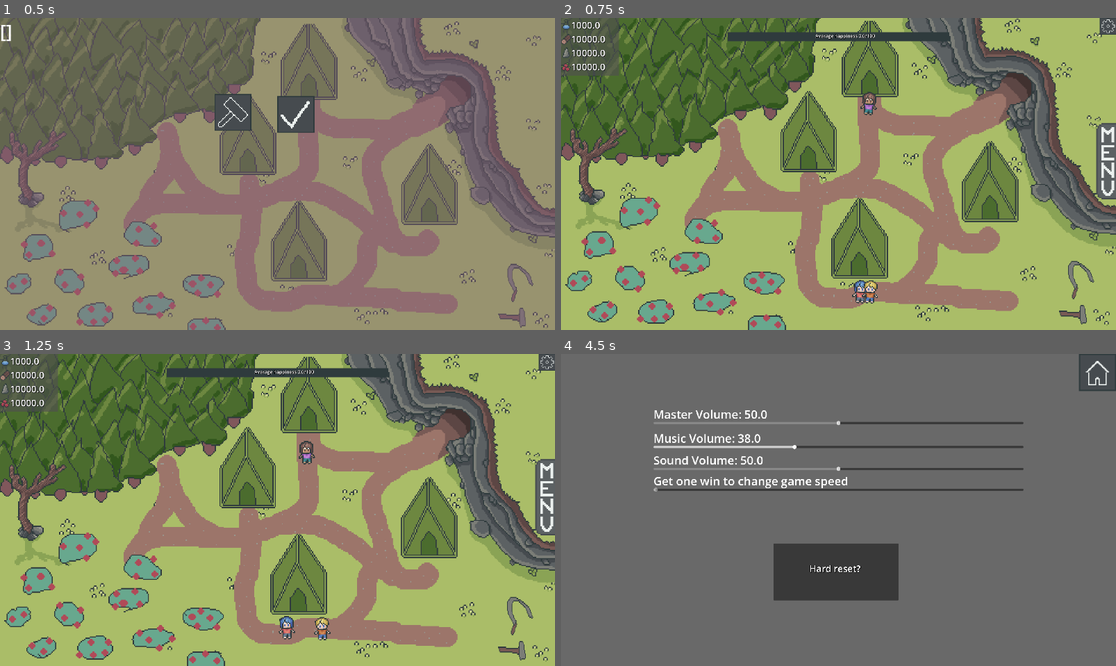
Above: before the commit, frames 1-4 (two rows, left to right).
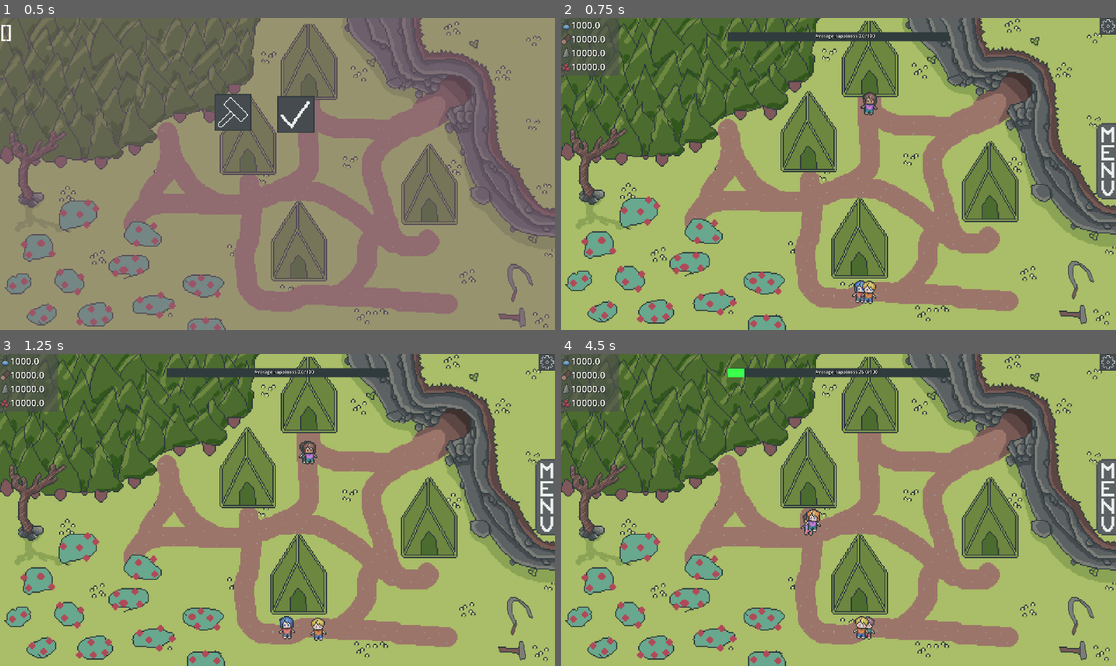
Above: after the commit, the same moments.

Repository: Lueegee1/EksamenDDU
Game: Godot game, scene res://Scenes/Root.tscn
Two runs of this game, one before a commit and one after it. Both use one fixed random seed, a clock stepped at 60 frames per second and the inputs below. The engine's default icon, where the game draws it, is replaced by a stand-in: a white triangle on a blue panel in a dark square.
Inputs (mouse positions are in pixels of both pictures, inside the frame that each line leads up to):
- Up to frame 1 (0.5 s): no input
- Up to frame 2 (0.75 s): click (855, 114) at 0.5 s
- Up to frame 3 (1.25 s): no input
- Up to frame 4 (4.5 s): click (866, 453) at 1.27 s; click (1104, 363) at 2 s; click "Hard reset?" at 2.75 s; click "Yes" at 3.5 s; click (794, 447) at 4.27 s

Frame 1 is identical in both runs. In frame 2, 0.2% of the frame differs, in the area x 53-58%, y 23-92%; in frame 3, 0.3%; in frame 4, 94%, in the area x 0-100%, y 0-100%.

Commit message:
Save and quit, randomwalk, music

Diff:
--- a/ddu-eksamen/Scenes/Game.tscn
+++ b/ddu-eksamen/Scenes/Game.tscn
@@ -43,6 +43,7 @@
 [ext_resource type="Texture2D" uid="uid://gbu6vcbkle45" path="res://Assets/HouseUpg3.png" id="35_e2w45"]
 [ext_resource type="Texture2D" uid="uid://cjcue2womh0nr" path="res://Assets/ResearchBase.png" id="36_oo65k"]
 [ext_resource type="Texture2D" uid="uid://b4kkverb4ixft" path="res://Assets/ResearchUpg1.png" id="37_smnwb"]
+[ext_resource type="AudioStream" uid="uid://22u7jenerijs" path="res://Assets/Sounds/DDU - final.mp3" id="44_mi7vx"]
 
 [sub_resource type="NavigationPolygon" id="NavigationPolygon_18uti"]
 vertices = PackedVector2Array(115.046875, 99.52344, 142.92969, 108.85156, 89.109375, 109.97656, 81.03906, 0.6875, 85.57 …(1887 unchanged characters)…
@@ -438,4 +439,9 @@
 [node name="SettingsLayer" type="CanvasLayer" parent="." unique_id=1309816676]
 layer = 2
 
+[node name="Maintheme" type="AudioStreamPlayer2D" parent="." unique_id=1956421218]
+stream = ExtResource("44_mi7vx")
+autoplay = true
+parameters/looping = true
+
 [connection signal="timeout" from="TickTimer" to="." method="_on_tick_timer_timeout"]
--- a/ddu-eksamen/Scenes/Settings.tscn
+++ b/ddu-eksamen/Scenes/Settings.tscn
@@ -1,12 +1,18 @@
 [gd_scene format=3 uid="uid://biniyuyws61oh"]
 
 [ext_resource type="Script" uid="uid://yiwn2p28vtwm" path="res://Scripts/Settings.gd" id="1_4hxq3"]
-[ext_resource type="LabelSettings" uid="uid://bwv2mgkq08ssg" path="res://Assets/RessourceLabel.tres" id="2_flfri"]
 [ext_resource type="Texture2D" uid="uid://dsq0jh0ac8php" path="res://Assets/temp files/buttons/Sprite-0003-Sheet1.png" id="3_w1nw0"]
 [ext_resource type="Texture2D" uid="uid://b23bnaarcphjh" path="res://Assets/temp files/buttons/Sprite-0003-Sheet-Sheet1.png" id="4_w1nw0"]
 
 [sub_resource type="LabelSettings" id="LabelSettings_fv8yg"]
 font_size = 40
+
+[sub_resource type="LabelSettings" id="LabelSettings_w1nw0"]
+font_size = 32
+
+[sub_resource type="LabelSettings" id="LabelSettings_mjqtt"]
+font_size = 32
+font_color = Color(1, 0, 0, 1)
 
 [sub_resource type="LabelSettings" id="LabelSettings_yrknh"]
 font_size = 48
@@ -81,6 +87,21 @@
 text = "Get one win to change game speed"
 label_settings = SubResource("LabelSettings_fv8yg")
 
+[node name="SaveAndQuit" type="Button" parent="CanvasLayer" unique_id=1083101552]
+offset_left = 9.0
+offset_top = 27.0
+offset_right = 258.0
+offset_bottom = 162.0
+
+[node name="Label" type="Label" parent="CanvasLayer/SaveAndQuit" unique_id=1057293991]
+layout_mode = 0
+offset_left = 19.0
+offset_top = 41.0
+offset_right = 228.0
+offset_bottom = 86.0
+text = "Save and quit"
+label_settings = SubResource("LabelSettings_w1nw0")
+
 [node name="Button" type="Button" parent="CanvasLayer" unique_id=1441950121]
 offset_left = 734.623
 offset_top = 656.0
@@ -94,7 +115,7 @@
 offset_right = 302.377
 offset_bottom = 109.0
 text = "Hard reset?"
-label_settings = ExtResource("2_flfri")
+label_settings = SubResource("LabelSettings_mjqtt")
 
 [node name="Popup" type="Control" parent="CanvasLayer" unique_id=1926207612]
 visible = false
@@ -112,19 +133,19 @@
 
 [node name="WarningText" type="Label" parent="CanvasLayer/Popup" unique_id=1151162167]
 layout_mode = 0
-offset_left = 9.0
-offset_top = 16.0
-offset_right = 1919.0
-offset_bottom = 129.0
+offset_left = 116.0
+offset_top = 30.0
+offset_right = 1804.0
+offset_bottom = 143.0
 text = "Are you SURE you want to hard reset the game? This will delete all saved data, including
-                                                                                  previous wins"
+                                                                         previous wins"
 label_settings = SubResource("LabelSettings_fv8yg")
 
 [node name="Button" type="Button" parent="CanvasLayer/Popup/WarningText" unique_id=384836955]
 layout_mode = 0
-offset_left = 1194.0
+offset_left = 1116.0
 offset_top = 326.0
-offset_right = 1483.0
+offset_right = 1405.0
 offset_bottom = 465.0
 
 [node name="Label" type="Label" parent="CanvasLayer/Popup/WarningText/Button" unique_id=172867757]
@@ -138,9 +159,9 @@
 
 [node name="Button2" type="Button" parent="CanvasLayer/Popup/WarningText" unique_id=117591640]
 layout_mode = 0
-offset_left = 448.0
+offset_left = 370.0
 offset_top = 326.0
-offset_right = 737.0
+offset_right = 659.0
 offset_bottom = 465.0
 
 [node name="Label" type="Label" parent="CanvasLayer/Popup/WarningText/Button2" unique_id=1316963092]
@@ -164,6 +185,7 @@
 [connection signal="value_changed" from="CanvasLayer/Volume2" to="." method="_on_volume_2_value_changed"]
 [connection signal="value_changed" from="CanvasLayer/Volume3" to="." method="_on_volume_3_value_changed"]
 [connection signal="value_changed" from="CanvasLayer/GameSpeed" to="." method="_on_game_speed_value_changed"]
+[connection signal="pressed" from="CanvasLayer/SaveAndQuit" to="." method="_on_save_and_quit_pressed"]
 [connection signal="pressed" from="CanvasLayer/Button" to="." method="_on_button_pressed"]
 [connection signal="pressed" from="CanvasLayer/Popup/WarningText/Button" to="." method="_on_hard_reset_pressed"]
 [connection signal="pressed" from="CanvasLayer/Popup/WarningText/Button2" to="." method="_on_cancel_pressed"]
--- a/ddu-eksamen/Scripts/ColonistMove.gd
+++ b/ddu-eksamen/Scripts/ColonistMove.gd
@@ -16,6 +16,7 @@
 var direction_timer = 0.0
 var direction_interval = 2
 var turn_speed = 0.5
+var moving_randomly = true
 
 func setup(sprt, nme, pos):
 	colonist_name = nme
@@ -162,12 +163,24 @@
 				wandered = true
 				var new_target = get_random_rest_position()
 				agent.target_position = new_target
+
+			if wandered and rested and moving_randomly:
+				#changed destination randomly
+				if not int(Global.GameManager.current_tick)%5>0:
+					#print("PIKMIN " +str(wandered))
+					if randf_range(0,99)<=5:
+						var new_target = get_random_building_position()
+						agent.target_position = new_target
+						moving_randomly = false
+
 			_step_agent(delta)
 			if wandered and not rested and agent.is_navigation_finished():
 				wandered = false
+				moving_randomly = true
 				colonist_rest()
 			if wandered and rested and agent.is_navigation_finished():
 				wandered = false
+				moving_randomly = true
 				state = "idle"
 
 func _process(delta: float) -> void:
--- a/ddu-eksamen/Scripts/GameManager.gd
+++ b/ddu-eksamen/Scripts/GameManager.gd
@@ -185,10 +185,31 @@
 func _load_building_positions() -> void:
 	for marker in building_markers_node.get_children():
 		building_positions[marker.name.to_lower()] = marker.global_position
-
-
+func clear_all_dictionaries() -> void:
+	colonist_instances = {}
+	colonist_dict = {}
+	workers_dict = {}
+	happiness_dict = {}
+	sprite_dict = {}
+	position_dict = {}
+	workstation_dictionary = {}
+	building_positions = {}
+	housing_dictionary = {
+		"not_built": {
+			"capacity": 100,
+			"assigned": []
+		}
+	}
+	working_colonist = []
+	current_positions = []
+	Global.decorations=-10
+	Global.research_points = 1000
+	Global.food = 10000
+	Global.plant_matter = 10000
+	Global.minerals = 10000
 func _ready():
 	Global.GameManager = self
+	clear_all_dictionaries()
 	value_changed.connect(save_game)
 	load_names_from_json("res://data/names.json")
 	load_traits_from_json("res://data/traits.json")
@@ -371,6 +392,7 @@
 	return true
 
 func new_game() -> void:
+	clear_all_dictionaries()
 	var has_save = true
 	if not FileAccess.file_exists(SAVE_FILE): #checker om save filen eksiterer
 		has_save = false
@@ -411,6 +433,9 @@
 				to_erase.append(i)
 		for i in to_erase:
 			colonist_instances.erase(i)
+	#sounds
+	var range_mod=7.66 #solved so range is -50 to 10db
+	$Maintheme.volume_db = -50 + range_mod*log(Global.volume) + range_mod*log(Global.volume_music)
 	pass
 
 func _on_tick_timer_timeout() -> void:
--- a/ddu-eksamen/Scripts/Global.gd
+++ b/ddu-eksamen/Scripts/Global.gd
@@ -10,9 +10,9 @@
 var timer: float = 0
 var tick_interval: float = 1.0
 var load_game = false
-var volume = 50
-var volume_music = 50
-var volume_effect = 50
+var volume = 20
+var volume_music = 20
+var volume_effect = 20
 
 var UI
 var SceneChanger
--- a/ddu-eksamen/Scripts/Settings.gd
+++ b/ddu-eksamen/Scripts/Settings.gd
@@ -29,9 +29,9 @@
 	if parsed_json_save_data != OK: #checks if the json was parsed succesfully
 		has_save = false
 	if has_save:
-		var saved_data = json_save_data.data
 		if FileAccess.file_exists(SAVE_FILE):
 			DirAccess.remove_absolute(SAVE_FILE)
+			Global.SceneChanger.load_scene("Menu")
 
 func _on_button_pressed() -> void:
 	$CanvasLayer/Popup.visible = true
@@ -88,7 +88,9 @@
 		$CanvasLayer/GameSpeed.editable = true
 	else:
 		$CanvasLayer/GameSpeed.editable = false
+		Global.tick_interval = 1
 		$CanvasLayer/GameSpeed/SpeedLabel.text = "Get one win to change game speed"
+	$CanvasLayer/GameSpeed.value = Global.tick_interval
 
 	value_changed =false
 
@@ -128,3 +130,9 @@
 	Global.GameManager.save_game()
 	queue_free()
 	pass # Replace with function body.
+
+
+func _on_save_and_quit_pressed() -> void:
+	await Global.GameManager.save_game()
+	Global.SceneChanger.load_scene("Menu")
+	pass # Replace with function body.
Not shown, added: ddu-eksamen/Assets/Sounds/DDU - final.mp3.import
Not shown, added: ddu-eksamen/Assets/Sounds/DDU - final.mp3
